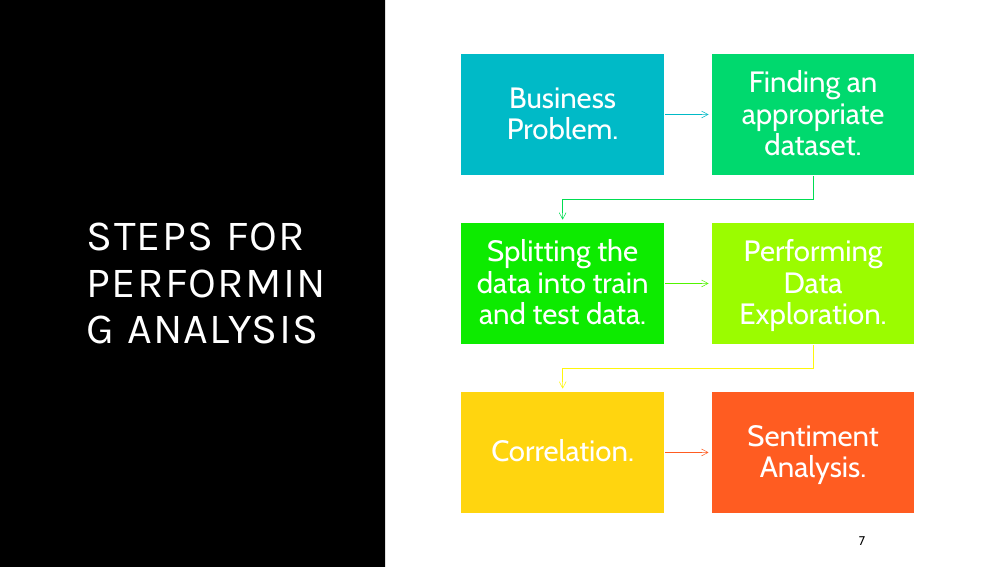
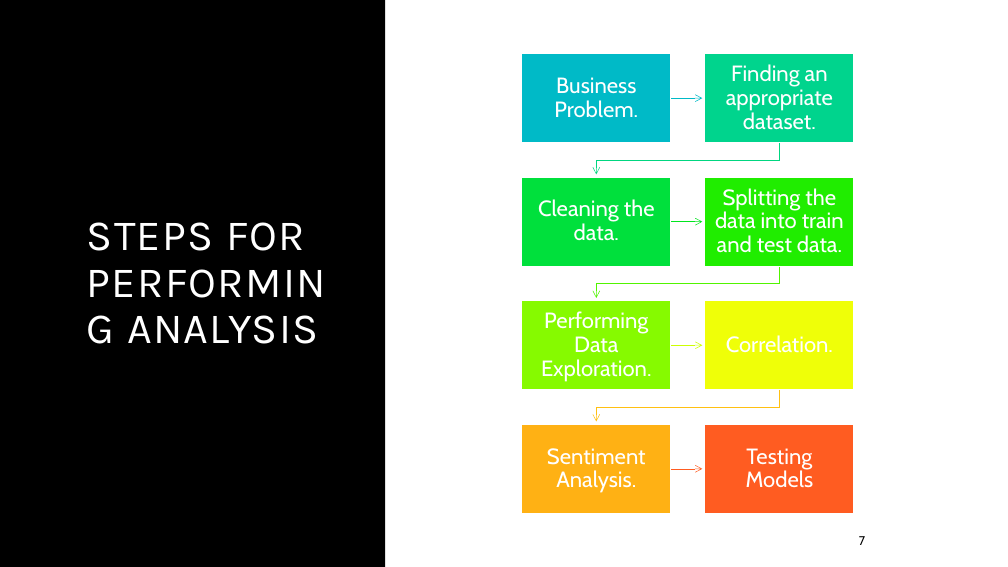
Before and after one commit to AishwaryaBhosale/CECS-574-Sentiment-Analysis-For-Amazon-Reviews, a slide deck: slide 7 of Sentimental Analysis for Amazon Reviews.pptx. Drawn at 1008x567 pixels with LibreOffice and Linux fonts; fonts in the diff are those of the drawing. Boxes give left, top, right and bottom in pixels: in the first picture for what was removed or moved away, otherwise in the second. Text is boxed around its words. In the diff, an @@ line names an element or a change of style, - is before the commit and + after.

Commit message:
Ppt Modified

```diff
--- a/Sentimental Analysis for Amazon Reviews.pptx
+++ b/Sentimental Analysis for Amazon Reviews.pptx
@@ text "Business Problem." moved from (x1=507, y1=87, x2=619, y2=140) to (x1=554, y1=77, x2=638, y2=118) @@
@@ rectangle resized from (x1=461, y1=54, x2=665, y2=176) to (x1=522, y1=54, x2=671, y2=143) @@
@@ rectangle resized from (x1=712, y1=54, x2=915, y2=176) to (x1=706, y1=54, x2=854, y2=143) @@
@@ rectangle at (x1=706, y1=54, x2=854, y2=143): fill #00D96E to #00D48D @@
@@ freeform shape resized from (x1=665, y1=110, x2=709, y2=118) to (x1=671, y1=95, x2=702, y2=102) @@
@@ freeform shape resized from (x1=563, y1=175, x2=813, y2=220) to (x1=597, y1=143, x2=780, y2=175) @@
@@ freeform shape at (x1=597, y1=143, x2=780, y2=175): outline #00DD51 0.5 pt to #00D680 0.5 pt @@
@@ text "Splitting the data into train ..." moved from (x1=477, y1=239, x2=649, y2=325) to (x1=715, y1=188, x2=844, y2=253) @@
@@ rectangle removed at (x1=461, y1=222, x2=665, y2=345) @@
@@ rectangle removed at (x1=712, y1=222, x2=915, y2=345) @@
@@ freeform shape resized from (x1=665, y1=280, x2=709, y2=287) to (x1=597, y1=266, x2=780, y2=298) @@
@@ text "Performing Data Exploration." moved from (x1=739, y1=239, x2=886, y2=331) to (x1=541, y1=311, x2=651, y2=382) @@
@@ size 28 to 21 pt; less space between paragraphs in 6 elements at (x1=726, y1=64, x2=833, y2=130), (x1=554, y1=77, x2=638, y2=118), (x1=547, y1=448, x2=646, y2=493), (x1=715, y1=188, x2=844, y2=253), (x1=541, y1=311, x2=651, y2=382), (x1=726, y1=335, x2=833, y2=353) @@
@@ text "Correlation." moved from (x1=491, y1=439, x2=634, y2=462) to (x1=726, y1=335, x2=833, y2=353) @@
@@ freeform shape resized from (x1=563, y1=345, x2=813, y2=389) to (x1=597, y1=390, x2=780, y2=422) @@
@@ freeform shape at (x1=597, y1=390, x2=780, y2=422): outline #FFF70B 0.5 pt to #FFC012 0.5 pt @@
@@ text "Sentiment Analysis." moved from (x1=747, y1=425, x2=878, y2=484) to (x1=547, y1=448, x2=646, y2=493) @@
@@ rectangle resized from (x1=461, y1=392, x2=665, y2=514) to (x1=522, y1=424, x2=671, y2=513) @@
@@ rectangle at (x1=522, y1=424, x2=671, y2=513): fill #FFD50F to #FFB114 @@
@@ rectangle resized from (x1=712, y1=392, x2=915, y2=514) to (x1=706, y1=424, x2=854, y2=513) @@
@@ group added at (x1=522, y1=177, x2=854, y2=488): 4 rectangles, 2 freeform shapes, 2 texts @@
+Cleaning the data.
+Testing Models
@@ freeform shape resized from (x1=665, y1=449, x2=709, y2=457) to (x1=671, y1=465, x2=702, y2=473) @@
```
